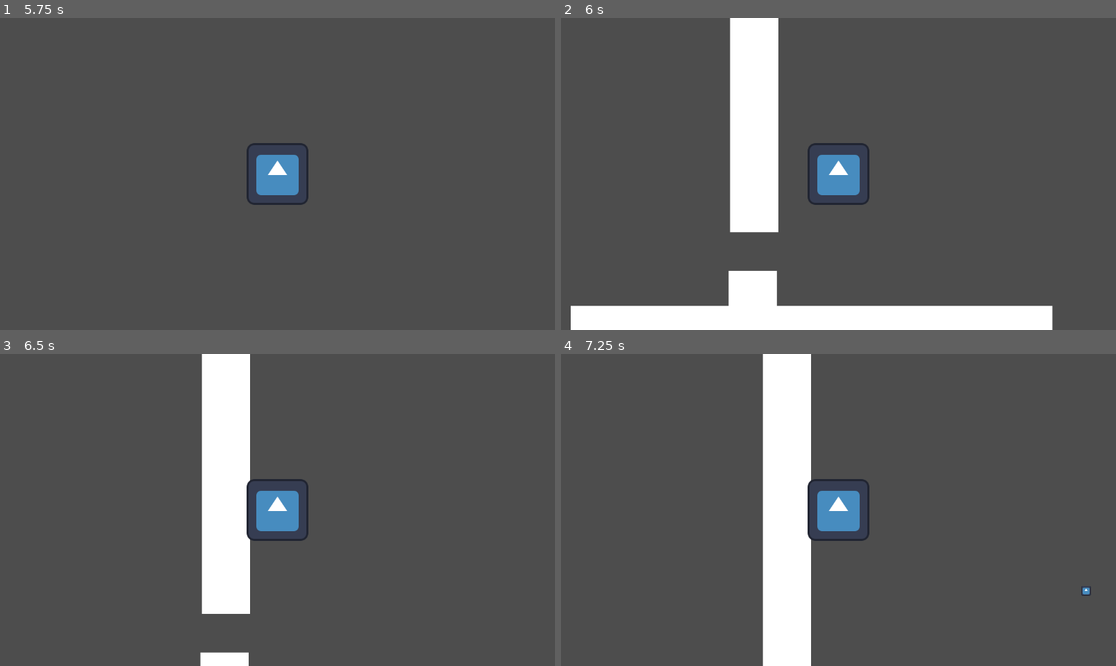
Above: before the commit, frames 1-4 (two rows, left to right).
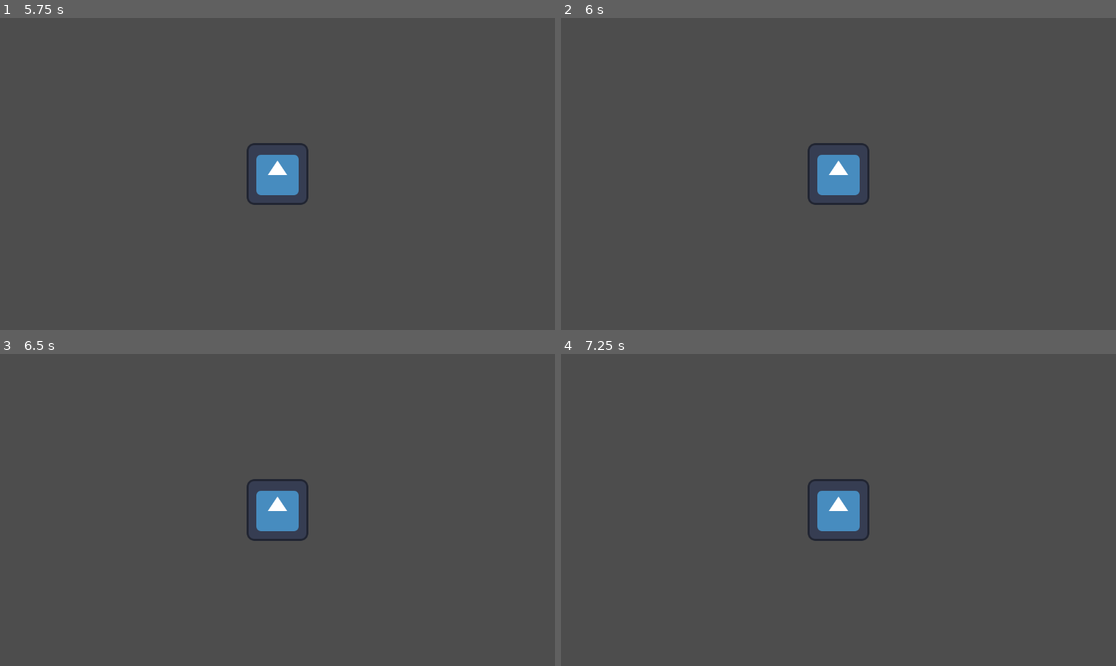
Above: after the commit, the same moments.

Repository: tristeceratops/42GameJam
Game: Godot game, scene res://testing stages/charakter_testing_env.tscn
Two runs of this game, one before a commit and one after it. Both use one fixed random seed, a clock stepped at 60 frames per second and the inputs below. The engine's default icon, where the game draws it, is replaced by a stand-in: a white triangle on a blue panel in a dark square.
Inputs (mouse positions are in pixels of both pictures, inside the frame that each line leads up to):
- Up to frame 1 (5.75 s): move the mouse to (399, 158) at 0.52 s; hold D (right) 0.53-2.03 s; tap E (dash) at 0.6, 2.85, 5.1 s; tap W (jump) at 0.77, 1.52, 3.02, 3.77, 4.52 s; move the mouse to (166, 189) at 1.27 s; tap Shift (run) at 1.35 s; move the mouse to (333, 105) at 2.02 s; hold A (left) 2.03-2.78 s; click (333, 105) at 2.1 s; move the mouse to (249, 236) at 2.77 s; hold D (right) 2.78-4.28 s; move the mouse to (444, 220) at 3.52 s; hold Shift (run) 3.53-4.28 s; tap Enter at 4.25 s; move the mouse to (111, 127) at 4.27 s; hold A (left) 4.28-5.03 s; click (111, 127) at 4.35 s; move the mouse to (305, 174) at 5.02 s; hold D (right) from 5.03 s (still down)
- Up to frame 2 (6 s): move the mouse to (755, 96) at 5.77 s; release D (right) at 5.78 s; hold A (left) from 5.78 s (still down); tap Shift (run) at 5.85 s
- Up to frame 3 (6.5 s): keep holding A (left); tap W (jump) at 6.02 s
- Up to frame 4 (7.25 s): keep holding A (left); move the mouse to (960, 494) at 6.52 s; click (960, 494) at 6.6 s; tap W (jump) at 6.77 s

Frame 1 is identical in both runs. In frame 2, 14% of the frame differs, in the area x 1-89%, y 0-100%; in frame 3, 7.6%; in frame 4, 8.7%.

Commit message:
screen and random
star screen, death screen, random level choosing, reset button implemented

Diff:
--- a/42gamejam Sebastian/project.godot
+++ b/42gamejam Sebastian/project.godot
@@ -62,3 +62,8 @@
 "events": [Object(InputEventMouseButton,"resource_local_to_scene":false,"resource_name":"","device":-1,"window_id":0,"a …(257 unchanged characters)…
 ]
 }
+RESET={
+"deadzone": 0.5,
+"events": [Object(InputEventKey,"resource_local_to_scene":false,"resource_name":"","device":-1,"window_id":0,"alt_pressed":true,"shift_pressed":false,"ctrl_pressed":false,"meta_pressed":false,"pressed":false,"keycode":0,"physical_keycode":66,"key_label":0,"unicode":98,"location":0,"echo":false,"script":null)
+]
+}
--- /dev/null
+++ b/42gamejam Sebastian/recources/death_screen.tscn
@@ -0,0 +1,22 @@
+[gd_scene load_steps=2 format=3 uid="uid://drpy6d5c2sldl"]
+
+[ext_resource type="Script" path="res://scripts/death_screen.gd" id="1_vebi1"]
+
+[node name="DEATH SCREEN" type="Control"]
+layout_mode = 3
+anchors_preset = 15
+anchor_right = 1.0
+anchor_bottom = 1.0
+grow_horizontal = 2
+grow_vertical = 2
+script = ExtResource("1_vebi1")
+
+[node name="Button" type="Button" parent="."]
+layout_mode = 0
+offset_left = 119.0
+offset_top = 276.0
+offset_right = 1040.0
+offset_bottom = 328.0
+text = "Back To Start"
+
+[connection signal="pressed" from="Button" to="." method="_on_button_pressed"]
--- /dev/null
+++ b/42gamejam Sebastian/recources/starting screen.tscn
@@ -0,0 +1,22 @@
+[gd_scene load_steps=2 format=3 uid="uid://dm765s6e8cevk"]
+
+[ext_resource type="Script" path="res://scripts/starting_screen.gd" id="1_h4p00"]
+
+[node name="Control" type="Control"]
+layout_mode = 3
+anchors_preset = 15
+anchor_right = 1.0
+anchor_bottom = 1.0
+grow_horizontal = 2
+grow_vertical = 2
+script = ExtResource("1_h4p00")
+
+[node name="Button" type="Button" parent="."]
+layout_mode = 0
+offset_left = 90.0
+offset_top = 231.0
+offset_right = 1038.0
+offset_bottom = 371.0
+text = "Play"
+
+[connection signal="pressed" from="Button" to="." method="_on_button_pressed"]
--- a/42gamejam Sebastian/testing stages/collision_shape_2d.gd
+++ b/42gamejam Sebastian/scripts/death_screen.gd
@@ -1,4 +1,4 @@
-extends CollisionShape2D
+extends Control
 
 
 # Called when the node enters the scene tree for the first time.
@@ -9,3 +9,7 @@
 # Called every frame. 'delta' is the elapsed time since the previous frame.
 func _process(delta: float) -> void:
 	pass
+
+
+func _on_button_pressed() -> void:
+	get_tree().change_scene_to_file("res://recources/starting screen.tscn")
--- a/42gamejam Sebastian/scripts/main_charakter.gd
+++ b/42gamejam Sebastian/scripts/main_charakter.gd
@@ -19,6 +19,7 @@
 var projectile_count = 4
 var running = false
 var crouching = false
+var dead = false
 
 
 func _ready():
@@ -36,13 +37,15 @@
 	walking()
 	wall_slide(delta)
 	shoot()
-	sling()
+	death()
 
 	returning_the_points(delta)
 	gravity(delta)
 
-	if position.y >= 1000:
-		get_tree().reload_current_scene()
+	if dead:
+		get_tree().change_scene_to_file("res://recources/death_screen.tscn")
+	if Input.is_action_pressed("RESET"):
+		get_tree().change_scene_to_file("res://recources/starting screen.tscn")
 
 	move_and_slide()
 
@@ -144,8 +147,9 @@
 		$"..".call_deferred("add_child", instance)
 		projectile_count -= 1
 
-func sling():
-
+func death():
+	if position.y >= 10000:
+		dead = true
 	pass
 
 
--- /dev/null
+++ b/42gamejam Sebastian/scripts/starting_screen.gd
@@ -0,0 +1,49 @@
+extends Control
+
+var scene_folder_path = "res://testing stages/"
+var i = 42
+
+func _ready() -> void:
+	# Call randomize to ensure proper random selection
+	randomize()
+
+func _on_button_pressed() -> void:
+	print("Button Pressed!")  # Debug: Check if the button press is detected
+		# Get all files in the folder
+	var dir = DirAccess.open(scene_folder_path)
+	if dir:
+		var scenes = []
+		dir.list_dir_begin()
+
+		# Loop through all files in the directory
+		var file_name = dir.get_next()
+		print("Reading Directory:")  # Debug: See if we enter the loop
+		while file_name != "" and i >= 0:
+			print("Found file: ", file_name)  # Debug: Print each file found
+
+						# Skip directories and hidden files
+			if dir.current_is_dir() or file_name.begins_with(".") or file_name.ends_with(".tmp"):
+				file_name = dir.get_next()
+				continue
+
+						# Only add .tscn files (Godot scene files)
+			if file_name.ends_with(".tscn"):
+				scenes.append(file_name)
+				file_name = dir.get_next()
+			i -= 1
+
+		dir.list_dir_end()
+
+				# If there are scenes available, load a random one
+		if scenes.size() > 0:
+			var random_scene_path = scene_folder_path + scenes[randi() % scenes.size()]
+			print("Loading scene: ", random_scene_path)  # Debug: Check which scene is being loaded
+
+					# Here, we directly use the path with change_scene_to_file
+			var result = get_tree().change_scene_to_file(random_scene_path)
+			if result != OK:
+				print("Failed to load scene: " + random_scene_path)
+		else:
+			print("No scenes found in the folder!")
+	else:
+		print("Failed to open directory: " + scene_folder_path)
--- /dev/null
+++ b/42gamejam Sebastian/testing stages/test stage 2.tscn
@@ -0,0 +1,23 @@
+[gd_scene load_steps=5 format=3 uid="uid://bysxyxt2xv5bt"]
+
+[ext_resource type="PackedScene" uid="uid://p6jkihqb3xmf" path="res://recources/player.tscn" id="1_h3hrb"]
+[ext_resource type="PackedScene" uid="uid://c31rjyce4ed4m" path="res://recources/wall.tscn" id="2_eqk4n"]
+[ext_resource type="PackedScene" uid="uid://dqmwmwd6w1q44" path="res://recources/building block.tscn" id="3_ekw6l"]
+[ext_resource type="PackedScene" uid="uid://bpbrk3eydk4c8" path="res://recources/platform_up-down.tscn" id="4_gw43x"]
+
+[node name="Node2D" type="Node2D"]
+
+[node name="Player" parent="." instance=ExtResource("1_h3hrb")]
+position = Vector2(623, 138)
+
+[node name="wall" parent="." instance=ExtResource("2_eqk4n")]
+position = Vector2(473, 643)
+
+[node name="wall2" parent="." instance=ExtResource("2_eqk4n")]
+position = Vector2(1070, 614)
+
+[node name="StaticBody2D" parent="." instance=ExtResource("3_ekw6l")]
+position = Vector2(1322, 1609)
+
+[node name="platform up down" parent="." instance=ExtResource("4_gw43x")]
+position = Vector2(-340, 1236)
Not shown, added: 42gamejam Sebastian/recources/pla1366.tmp
Not shown, added: 42gamejam Sebastian/recources/pla47E5.tmp
